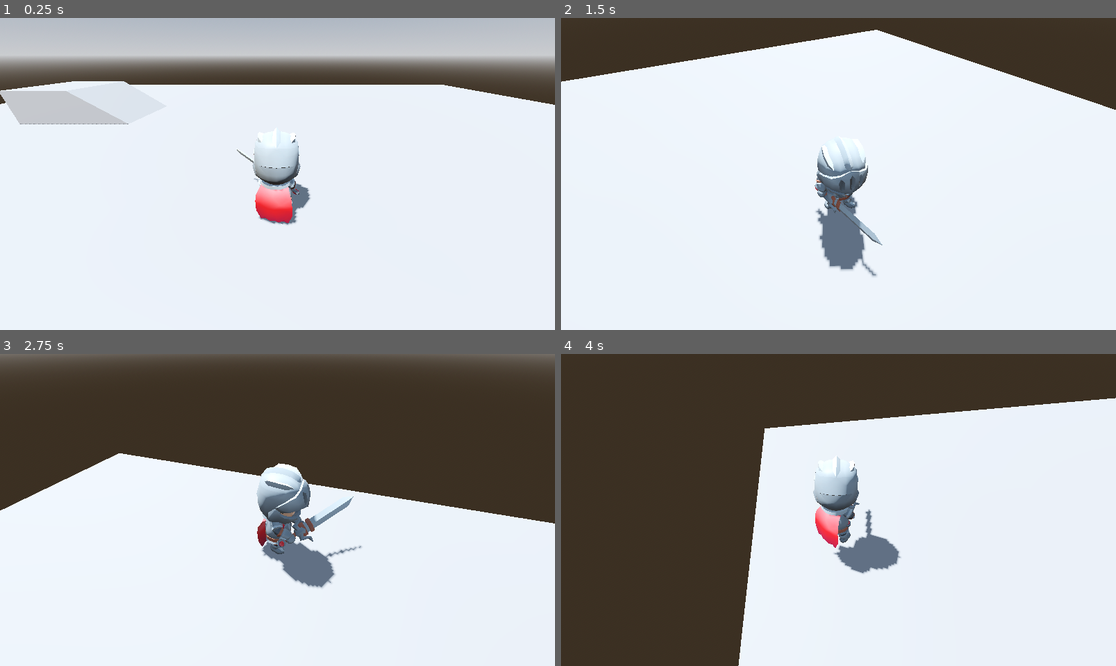
Above: before the commit, frames 1-4 (two rows, left to right).
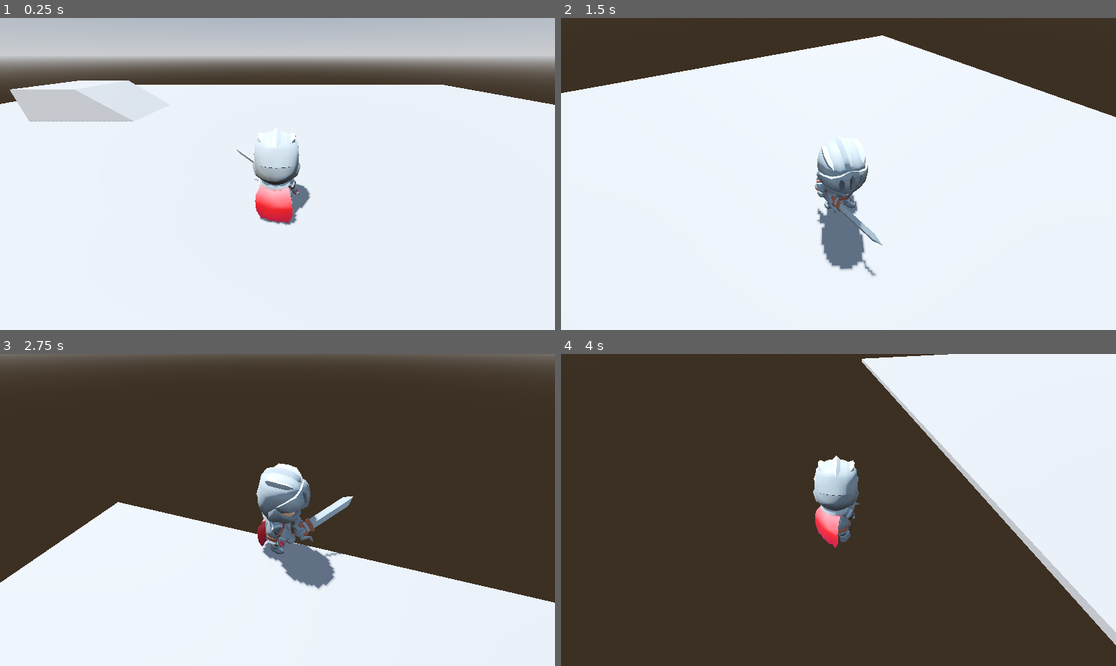
Above: after the commit, the same moments.

Repository: Kluz21030/fejlettgraf
Game: Godot game, scene res://testingGround.tscn
The game is run twice, just before and just after one commit, with the same random seed, the same clock (stepped at 60 frames per second) and the same inputs.
Inputs (mouse positions are in pixels of both pictures, inside the frame that each line leads up to):
- Up to frame 1 (0.25 s): no input
- Up to frame 2 (1.5 s): move the mouse to (960, 158) at 0.52 s; press the mouse at (960, 158) at 0.53 s; hold D (move_right) 0.53-1.28 s; tap Space (jump) at 0.77 s; move the mouse to (810, 174) at 1.27 s; release the mouse at (810, 174) at 1.28 s; hold W (move_forward) from 1.28 s (still down); click (810, 174) at 1.35 s
- Up to frame 3 (2.75 s): keep holding W (move_forward); tap Space (jump) at 1.52 s; move the mouse to (288, 503) at 2.02 s; press the mouse at (288, 503) at 2.03 s
- Up to frame 4 (4 s): keep holding W (move_forward); move the mouse to (832, 516) at 2.77 s; release the mouse at (832, 516) at 2.78 s; click (832, 516) at 2.85 s; tap Space (jump) at 3.02, 3.77 s; move the mouse to (877, 513) at 3.52 s; press the mouse at (877, 513) at 3.53 s

The runs differ from the first frame. In frame 1, 0.7% of the frame differs, in the area x 0-95%, y 20-67%; in frame 2, 2.6%; in frame 3, 19%; in frame 4, 45%, in the area x 31-100%, y 0-100%.

Commit message:
feat: added health, hitbox components and Attack base class

Diff:
--- a/Character/Components/Damageable.gd
+++ /dev/null
@@ -1 +0,0 @@
-class_name Damageable extends Node
--- a/Character/character.tscn
+++ b/Character/character.tscn
@@ -1,20 +1,26 @@
-[gd_scene load_steps=11 format=3 uid="uid://e8mgunypswjq"]
+[gd_scene load_steps=14 format=3 uid="uid://e8mgunypswjq"]
 
 [ext_resource type="PackedScene" uid="uid://ebrebictycwg" path="res://Character/Skins/knight_skin.tscn" id="1_k3002"]
 [ext_resource type="Script" uid="uid://dkyh824pdii50" path="res://Character/Player.gd" id="1_nwtvh"]
-[ext_resource type="Script" uid="uid://df3ofue5mg5qx" path="res://statemachine/StateMachine.gd" id="3_twwou"]
+[ext_resource type="Script" uid="uid://df3ofue5mg5qx" path="res://StateMachine/StateMachine.gd" id="3_twwou"]
 [ext_resource type="Script" uid="uid://cvklrtqhdwfbp" path="res://Character/States/idle.gd" id="4_a23tb"]
 [ext_resource type="Script" uid="uid://fjogvsoada71" path="res://Character/States/run.gd" id="5_a23tb"]
 [ext_resource type="Script" uid="uid://7j1kw0y2ixuk" path="res://Character/States/slice.gd" id="6_uerqc"]
-[ext_resource type="Script" uid="uid://bsrllvd6m6k0o" path="res://statemachine/SequentialStateWrapper.gd" id="7_1l6l2"]
+[ext_resource type="Script" uid="uid://bsrllvd6m6k0o" path="res://StateMachine/SequentialStateWrapper.gd" id="7_1l6l2"]
 [ext_resource type="Script" uid="uid://c5m4uppe2xy53" path="res://Character/States/stab.gd" id="8_q4sqr"]
+[ext_resource type="Script" uid="uid://bqolpeb84mvdr" path="res://Components/HealthComponent.gd" id="9_veuuo"]
+[ext_resource type="Script" uid="uid://btxm2taj35ckr" path="res://Components/HitboxComponent.gd" id="10_rgbux"]
 
 [sub_resource type="CapsuleShape3D" id="CapsuleShape3D_k3002"]
-radius = 0.536479
+radius = 0.575135
 height = 2.44463
 
 [sub_resource type="SphereShape3D" id="SphereShape3D_nwtvh"]
 radius = 0.2
+
+[sub_resource type="CapsuleShape3D" id="CapsuleShape3D_veuuo"]
+radius = 0.571819
+height = 2.44463
 
 [node name="Player" type="CharacterBody3D"]
 script = ExtResource("1_nwtvh")
@@ -51,7 +57,6 @@
 bones/29/rotation = Quaternion(0.274008, -6.38135e-08, 1.92761e-07, 0.961727)
 bones/30/rotation = Quaternion(-0.559039, 0.114513, -0.00862763, 0.82115)
 bones/31/rotation = Quaternion(3.03591e-08, 0.920355, -0.391084, -6.95338e-08)
-bones/32/rotation = Quaternion(0.707107, -2.29302e-07, -4.60552e-08, 0.707107)
 bones/33/position = Vector3(0.213918, 0.0259903, 0.173866)
 bones/33/rotation = Quaternion(-0.705092, 0.0533355, 0.0533355, 0.705092)
 bones/34/rotation = Quaternion(9.65792e-09, 1.77955e-09, 0.985719, -0.168398)
@@ -59,46 +64,42 @@
 bones/35/rotation = Quaternion(-1.10961e-07, 0.391084, 0.920355, -2.67919e-08)
 bones/36/position = Vector3(-6.31128e-09, 0.16565, -7.10267e-09)
 bones/37/rotation = Quaternion(1, -8.27364e-11, 1.94627e-07, -7.45058e-09)
-bones/39/rotation = Quaternion(0.707107, -3.82385e-08, 1.45009e-07, 0.707107)
-bones/40/rotation = Quaternion(-0.707107, -7.05285e-08, -7.05285e-08, 0.707107)
 bones/41/rotation = Quaternion(-5.83589e-09, 6.43837e-10, 0.994809, 0.101756)
 bones/42/position = Vector3(-1.11482e-08, 0.213436, -2.50942e-15)
 bones/42/rotation = Quaternion(-1.05796e-07, 0.391084, 0.920355, -2.58643e-08)
 bones/43/position = Vector3(-6.31128e-09, 0.16565, 2.70695e-09)
 bones/44/rotation = Quaternion(1, 3.76526e-09, 1.94879e-07, 7.45058e-09)
-bones/46/rotation = Quaternion(-0.707107, -7.27951e-08, -7.27951e-08, 0.707107)
 bones/47/position = Vector3(0.520841, 0.788312, -0.0576373)
 bones/47/rotation = Quaternion(0.794627, -1.11759e-07, 0.607098, -5.96046e-08)
-bones/48/rotation = Quaternion(-0.707107, -7.27951e-08, -7.27951e-08, 0.707107)
 bones/49/position = Vector3(-0.510844, 0.788312, 0.0597369)
 bones/49/rotation = Quaternion(-0.758253, -1.52737e-07, 0.651961, -1.11759e-08)
 
 [node name="1H_Sword_Offhand" parent="Knight/Rig/Skeleton3D" index="0"]
-transform = Transform3D(3.52814e-07, 0.262863, 0.964832, 0.999999, -3.84622e-07, -2.78179e-08, 5.02446e-07, 0.964833, -0.262863, 0.51224, 0.636705, -0.00210763)
+transform = Transform3D(2.65221e-08, 0.262865, 0.964832, 0.999999, -5.33634e-07, 5.38426e-07, 8.70782e-07, 0.964832, -0.262865, 0.51224, 0.636705, -0.00210785)
 
 [node name="Badge_Shield" parent="Knight/Rig/Skeleton3D" index="1"]
-transform = Transform3D(3.75229e-07, 0.262863, 0.964833, 0.999999, -2.9198e-06, 6.39644e-07, 3.12392e-06, 0.964833, -0.262863, 0.662643, 0.636705, -0.0430841)
+transform = Transform3D(4.89419e-08, 0.262864, 0.964832, 0.999999, -3.06881e-06, 1.20589e-06, 3.49226e-06, 0.964832, -0.262864, 0.662643, 0.636705, -0.0430846)
 
 [node name="Rectangle_Shield" parent="Knight/Rig/Skeleton3D" index="2"]
-transform = Transform3D(3.75229e-07, 0.262863, 0.964833, 0.999999, -2.9198e-06, 6.39644e-07, 3.12392e-06, 0.964833, -0.262863, 0.662643, 0.636705, -0.0430841)
+transform = Transform3D(4.89419e-08, 0.262864, 0.964832, 0.999999, -3.06881e-06, 1.20589e-06, 3.49226e-06, 0.964832, -0.262864, 0.662643, 0.636705, -0.0430846)
 
 [node name="Round_Shield" parent="Knight/Rig/Skeleton3D" index="3"]
-transform = Transform3D(3.75229e-07, 0.262863, 0.964833, 0.999999, -2.9198e-06, 6.39644e-07, 3.12392e-06, 0.964833, -0.262863, 0.662643, 0.636705, -0.0430841)
+transform = Transform3D(4.89419e-08, 0.262864, 0.964832, 0.999999, -3.06881e-06, 1.20589e-06, 3.49226e-06, 0.964832, -0.262864, 0.662643, 0.636705, -0.0430846)
 
 [node name="Spike_Shield" parent="Knight/Rig/Skeleton3D" index="4"]
-transform = Transform3D(3.75229e-07, 0.262863, 0.964833, 0.999999, -2.9198e-06, 6.39644e-07, 3.12392e-06, 0.964833, -0.262863, 0.662643, 0.636705, -0.0430841)
+transform = Transform3D(4.89419e-08, 0.262864, 0.964832, 0.999999, -3.06881e-06, 1.20589e-06, 3.49226e-06, 0.964832, -0.262864, 0.662643, 0.636705, -0.0430846)
 
 [node name="1H_Sword" parent="Knight/Rig/Skeleton3D" index="5"]
-transform = Transform3D(-4.09345e-07, -0.149894, 0.988701, 0.999999, -1.16402e-07, 8.9407e-08, 4.87279e-07, 0.988701, 0.149894, -0.496054, 0.64103, 0.139528)
+transform = Transform3D(4.37053e-07, -0.149893, 0.988701, 0.999999, -9.21064e-07, -8.64267e-07, 1.38e-06, 0.988701, 0.149894, -0.496053, 0.64103, 0.139528)
 
 [node name="2H_Sword" parent="Knight/Rig/Skeleton3D" index="6"]
-transform = Transform3D(-4.25085e-07, -0.149894, 0.988701, 0.999999, -1.31135e-07, 1.03093e-07, 4.99794e-07, 0.988701, 0.149894, -0.496054, 0.64103, 0.139528)
+transform = Transform3D(4.21314e-07, -0.149893, 0.988701, 0.999999, -9.35798e-07, -8.50581e-07, 1.39252e-06, 0.988701, 0.149894, -0.496053, 0.64103, 0.139528)
 
 [node name="Knight_Helmet" parent="Knight/Rig/Skeleton3D" index="7"]
-transform = Transform3D(0.99972, -1.40143e-09, 0.0236466, 1.39341e-09, 1, 3.55686e-10, -0.0236466, -3.22637e-10, 0.99972, 4.69869e-07, 1.20229, -1.19779e-07)
+transform = Transform3D(0.99972, -1.40145e-09, 0.0236468, 1.39343e-09, 1, 3.55687e-10, -0.0236468, -3.22638e-10, 0.99972, 4.69869e-07, 1.20229, -1.19779e-07)
 
 [node name="Knight_Cape" parent="Knight/Rig/Skeleton3D" index="8"]
-transform = Transform3D(0.996275, -5.14962e-09, 0.0862353, 5.13043e-09, 1, 4.44077e-10, -0.0862353, 1.88007e-15, 0.996275, -1.63023e-08, 1.20229, -1.40136e-07)
+transform = Transform3D(0.996275, -5.14962e-09, 0.0862354, 5.13044e-09, 1, 4.44078e-10, -0.0862354, 1.46374e-15, 0.996275, -1.63023e-08, 1.20229, -1.40136e-07)
 
 [node name="CollisionShape3D" type="CollisionShape3D" parent="."]
 transform = Transform3D(1, 0, 0, 0, 1, 0, 0, 0, 1, 0, 1.20262, 0)
@@ -150,4 +151,17 @@
 script = ExtResource("8_q4sqr")
 metadata/_custom_type_script = "uid://x8wi4uwnm43i"
 
+[node name="HealthComponent" type="Node" parent="."]
+script = ExtResource("9_veuuo")
+metadata/_custom_type_script = "uid://bqolpeb84mvdr"
+
+[node name="HitboxComponent" type="Area3D" parent="."]
+script = ExtResource("10_rgbux")
+metadata/_custom_type_script = "uid://btxm2taj35ckr"
+
+[node name="CollisionShape3D" type="CollisionShape3D" parent="HitboxComponent"]
+transform = Transform3D(1, 0, 0, 0, 1, 0, 0, 0, 1, 0, 1.20262, 0)
+shape = SubResource("CapsuleShape3D_veuuo")
+debug_color = Color(0.996078, 0, 0.203922, 0.203922)
+
 [editable path="Knight"]
--- a/Character/player_state_machine.tscn
+++ b/Character/player_state_machine.tscn
@@ -1,6 +1,6 @@
 [gd_scene load_steps=2 format=3 uid="uid://cdyq1dqsmwd23"]
 
-[ext_resource type="Script" uid="uid://df3ofue5mg5qx" path="res://statemachine/StateMachine.gd" id="1_jog3w"]
+[ext_resource type="Script" uid="uid://df3ofue5mg5qx" path="res://StateMachine/StateMachine.gd" id="1_jog3w"]
 
 [node name="StateMachine" type="Node"]
 script = ExtResource("1_jog3w")
--- /dev/null
+++ b/Components/Attack.gd
@@ -0,0 +1,5 @@
+class_name Attack extends Node
+
+var damage: int = 0
+var force: int = 0
+var stun_time: float = 0.0
--- /dev/null
+++ b/Components/HealthComponent.gd
@@ -0,0 +1,16 @@
+class_name HealthComponent extends Node
+
+signal died
+
+@export var MAX_HEALTH: int
+var health: int:
+	set(value):
+		health = clampi(value, 0, MAX_HEALTH)
+		if health == 0:
+			died.emit()
+
+func _ready() -> void:
+	health = MAX_HEALTH
+
+func take_damage(damage: int):
+	health -= damage
--- /dev/null
+++ b/Components/HitboxComponent.gd
@@ -0,0 +1,7 @@
+class_name HitboxComponent extends Area3D
+
+@export var health_component: HealthComponent
+
+func damage(attack: Attack):
+	if health_component:
+		health_component.take_damage(attack.damage)
--- a/dummy.tscn
+++ b/dummy.tscn
@@ -1,6 +1,4 @@
-[gd_scene load_steps=4 format=3 uid="uid://1kopvhiaf0ol"]
-
-[ext_resource type="Script" uid="uid://cmml5g0vsrul" path="res://Character/Components/Damageable.gd" id="1_gtj52"]
+[gd_scene load_steps=3 format=3 uid="uid://1kopvhiaf0ol"]
 
 [sub_resource type="CapsuleMesh" id="CapsuleMesh_gcxmu"]
 
@@ -13,7 +11,3 @@
 
 [node name="CollisionShape3D" type="CollisionShape3D" parent="StaticBody3D"]
 shape = SubResource("CapsuleShape3D_gtj52")
-
-[node name="Damageable" type="Node" parent="."]
-script = ExtResource("1_gtj52")
-metadata/_custom_type_script = "uid://cmml5g0vsrul"
Not shown, removed: Character/Components/Damageable.gd.uid
Not shown, added: Components/Attack.gd.uid
Not shown, added: Components/HealthComponent.gd.uid
Not shown, added: Components/HitboxComponent.gd.uid
Renamed: statemachine/SequentialStateWrapper.gd -> StateMachine/SequentialStateWrapper.gd
Renamed: statemachine/SequentialStateWrapper.gd.uid -> StateMachine/SequentialStateWrapper.gd.uid
Renamed: statemachine/State.gd -> StateMachine/State.gd
Renamed: statemachine/State.gd.uid -> StateMachine/State.gd.uid
Renamed: statemachine/StateMachine.gd -> StateMachine/StateMachine.gd
Renamed: statemachine/StateMachine.gd.uid -> StateMachine/StateMachine.gd.uid
